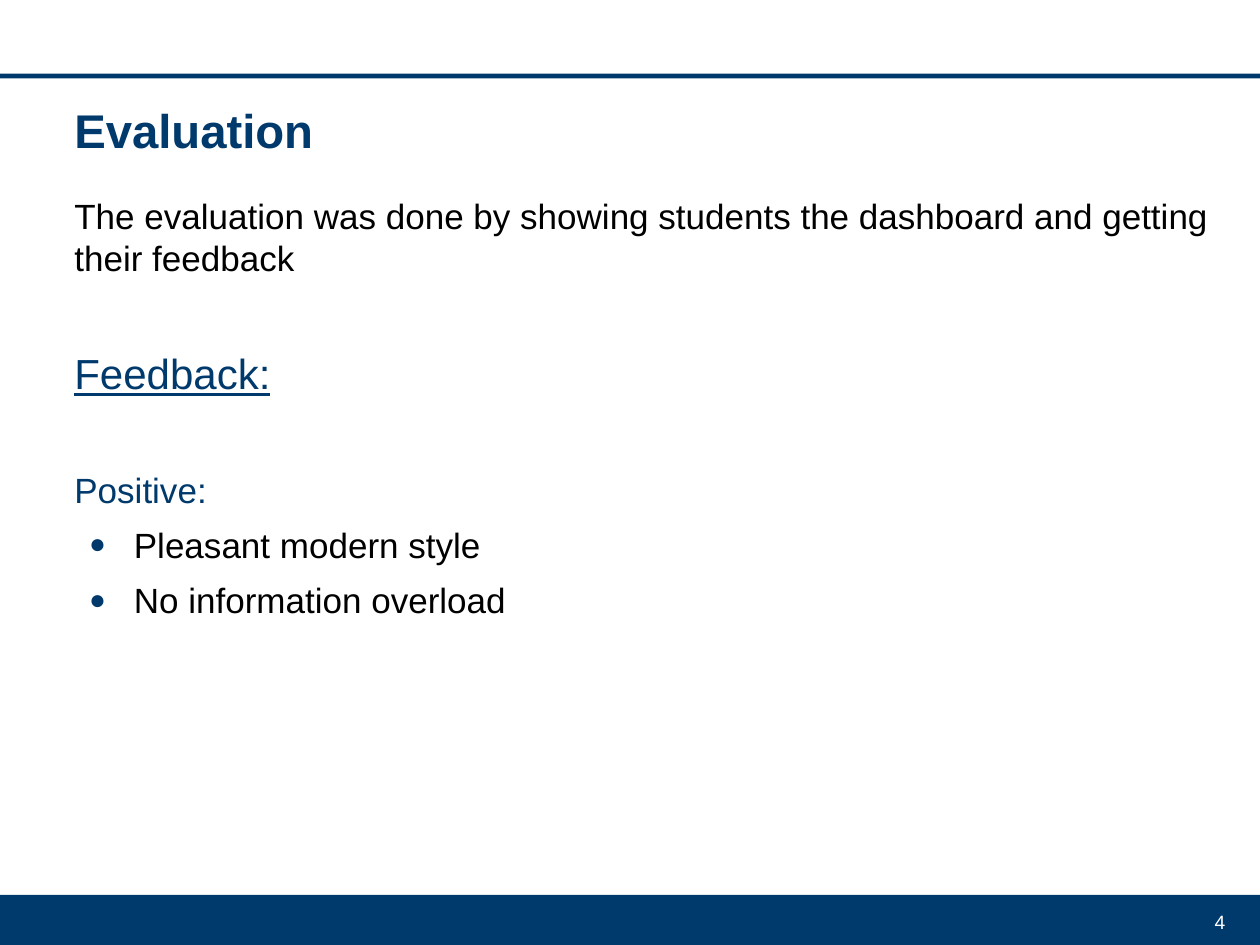
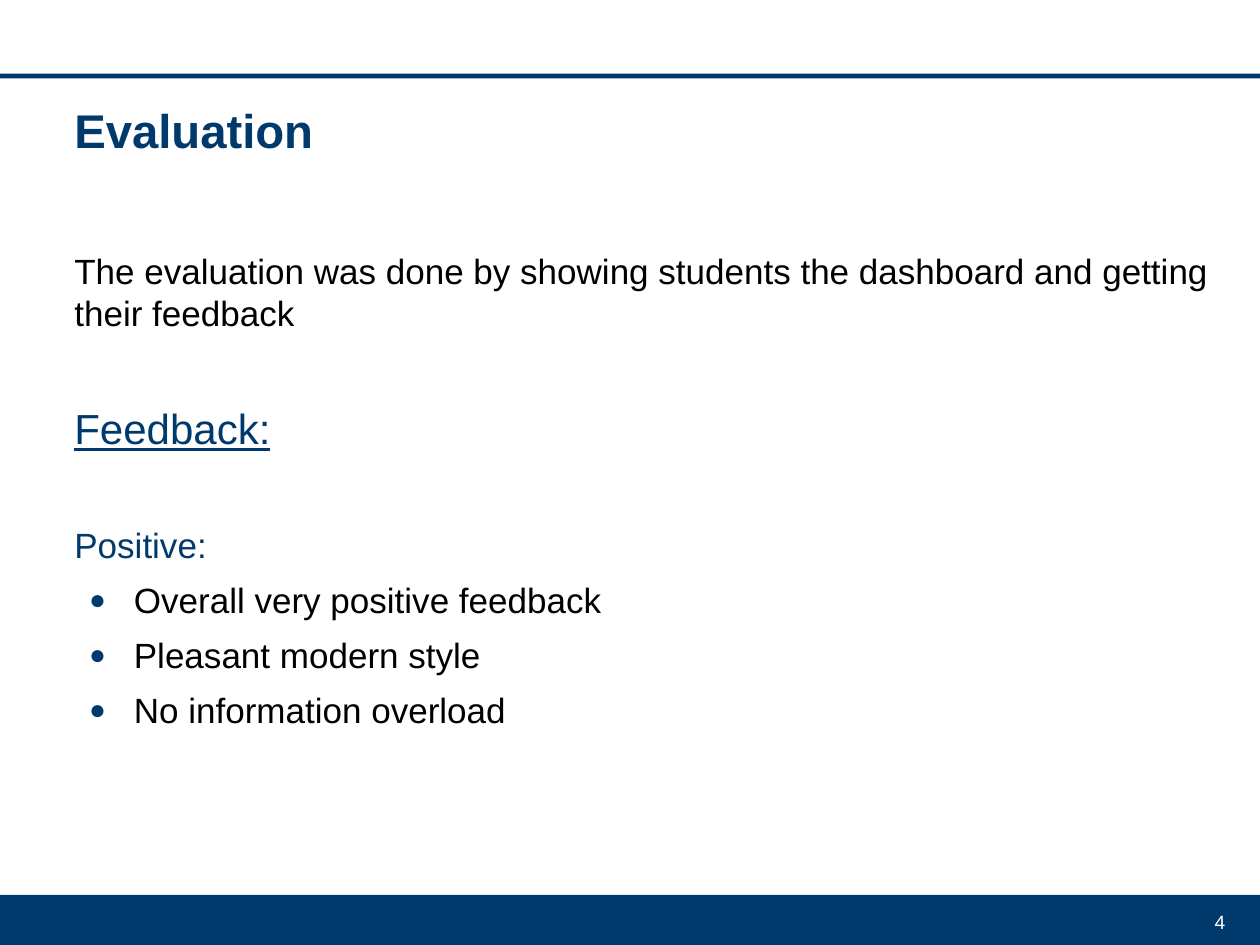
Before and after one commit to DrFab1/va_explainable_ai, a slide deck: slide 4 of VA_Projekt.ppt. Drawn at 1260x945 pixels with LibreOffice and Linux fonts; fonts in the diff are those of the drawing; background and template pictures are left out. Boxes give left, top, right and bottom in pixels: in the first picture for what was removed or moved away, otherwise in the second. Text is boxed around its words. In the diff, an @@ line names an element or a change of style, - is before the commit and + after.

```diff
--- a/VA_Projekt.ppt
+++ b/VA_Projekt.ppt
@@ text at bbox=[134, 587, 601, 620]: paragraph added @@
+● Overall very positive feedback
```
Also in this commit, not shown: 4 other slides changed.
